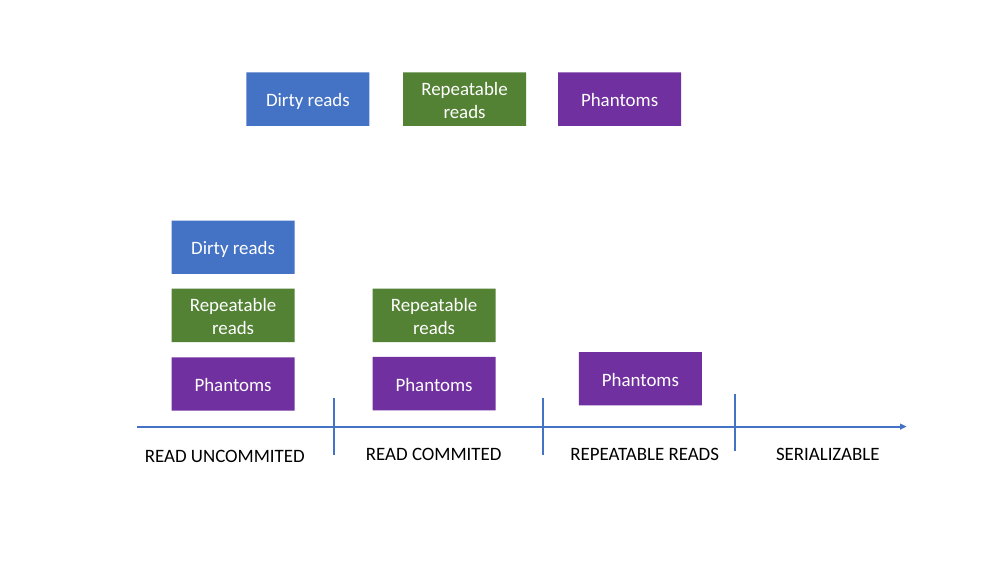
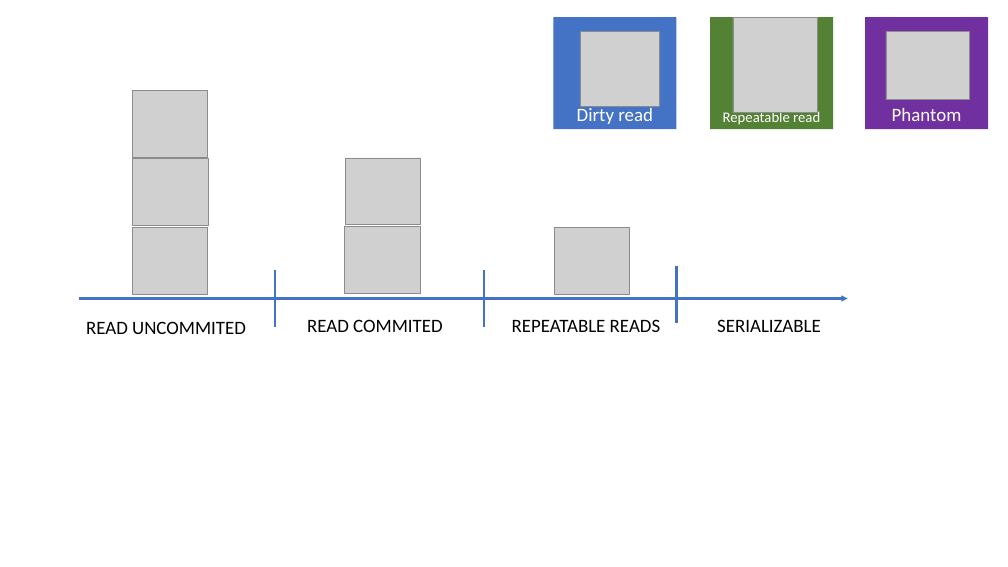
Before and after one commit to funkycodeblog/blogengine, a slide deck: slide 3 of _devops/Presentations/FunkyCode Articles.pptx (slide 2 before the commit). Drawn at 1008x567 pixels with LibreOffice and Linux fonts; fonts in the diff are those of the drawing; grey boxes stand for pictures. Boxes give left, top, right and bottom in pixels: in the first picture for what was removed or moved away, otherwise in the second. Text is boxed around its words. In the diff, an @@ line names an element or a change of style, - is before the commit and + after.

```diff
--- a/_devops/Presentations/FunkyCode Articles.pptx
+++ b/_devops/Presentations/FunkyCode Articles.pptx
@@ rectangle "Dirty read" at (x1=554, y1=17, x2=677, y2=129): vertical alignment middle to bottom @@
@@ rectangle "Dirty read" resized from (x1=247, y1=73, x2=370, y2=126) to (x1=554, y1=17, x2=677, y2=129) @@
@@ rectangle "Repeatable read" resized from (x1=403, y1=73, x2=526, y2=126) to (x1=710, y1=17, x2=833, y2=129) @@
@@ rectangle "Repeatable read" at (x1=710, y1=17, x2=833, y2=129): vertical alignment middle to bottom @@
@@ picture added at (x1=734, y1=17, x2=818, y2=113) @@
@@ rectangle added at (x1=865, y1=17, x2=988, y2=129), fill #7030A0, 18 pt, text #FFFFFF @@
+Phantom
@@ picture added at (x1=580, y1=32, x2=659, y2=107) @@
@@ picture added at (x1=886, y1=32, x2=969, y2=100) @@
@@ rectangle removed at (x1=558, y1=73, x2=681, y2=126) @@
-Phantoms
@@ picture added at (x1=132, y1=90, x2=208, y2=157) @@
@@ text in rectangle at (x1=577, y1=106, x2=653, y2=124): text changed @@
-Dirty reads
+Dirty read
@@ text in rectangle at (x1=723, y1=110, x2=820, y2=125): text changed; size 18 to 14 pt @@
-Repeatable reads
+Repeatable read
@@ picture added at (x1=133, y1=159, x2=209, y2=226) @@
@@ picture added at (x1=346, y1=158, x2=421, y2=225) @@
@@ picture added at (x1=132, y1=228, x2=208, y2=295) @@
@@ rectangle removed at (x1=172, y1=221, x2=295, y2=274) @@
-Dirty reads
@@ picture added at (x1=345, y1=227, x2=420, y2=294) @@
@@ picture added at (x1=554, y1=228, x2=630, y2=295) @@
@@ 4 texts, 3 lines moved together from (x1=145, y1=394, x2=880, y2=462) to (x1=86, y1=266, x2=821, y2=334) @@
@@ arrow moved from (907, 426) - (138, 426) to (848, 299) - (79, 299) @@
@@ rectangle removed at (x1=172, y1=289, x2=295, y2=343) @@
-Repeatable reads
@@ rectangle removed at (x1=373, y1=289, x2=496, y2=343) @@
-Repeatable reads
@@ rectangle removed at (x1=172, y1=358, x2=295, y2=411) @@
-Phantoms
@@ rectangle removed at (x1=373, y1=357, x2=496, y2=411) @@
-Phantoms
@@ rectangle removed at (x1=579, y1=352, x2=702, y2=406) @@
-Phantoms
```
Also in this commit, not shown: 2 slides added, 4 other files.
